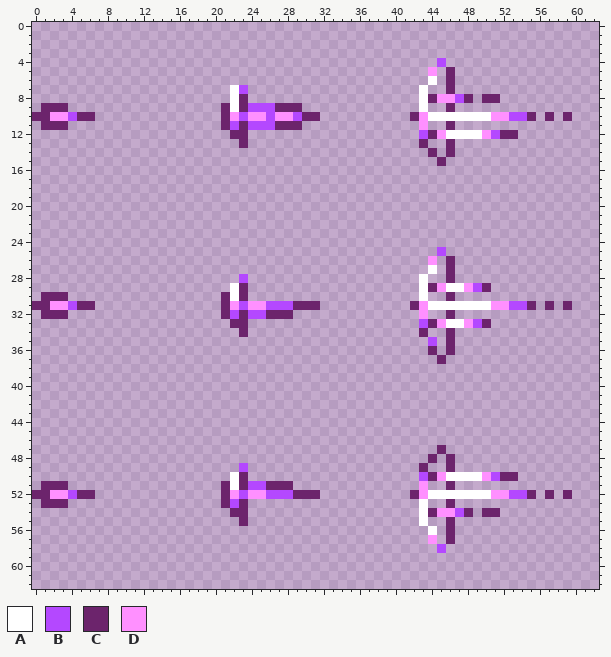
Pixel-art sprite: items/active/weapons/tennobound/tenno-quatz/tenno-quatz-flash.png. Above: the version before the commit.
The file is 63x63 pixels.
Palette (. is transparent): A #ffffff  B #b448ff  C #6c246c  D #ff90ff
Pixels before, first column x 0:
 4 .............................................B..............
 5 ............................................D.C.............
 6 ............................................A.C.............
 7 ......................AB...................A..C.............
 8 ......................AC...................ACDDBC.CC........
 9 .CCC.................CACBBBCCC.............A..C.............
10 CCDDBCC..............CDBDDBDDBCC..........CDAAAAAAADDBBC.C.C
11 .CCC.................CBCBBBCCC.............D..C.............
12 ......................CC...................BCDAAAADBCC......
13 .......................C...................C..C.............
14 ............................................C.C.............
15 .............................................C..............
16 ............................................................
17 ............................................................
18 ............................................................
19 ............................................................
20 ............................................................
21 ............................................................
22 ............................................................
23 ............................................................
24 ............................................................
25 .............................................B..............
26 ............................................D.C.............
27 ............................................A.C.............
28 .......................B...................A..C.............
29 ......................AC...................ACDAADBC.........
30 .CCC.................CAC...................A..C.............
31 CCDDBCC..............CDBDDBBBCCC..........CDAAAAAAADDBBC.C.C
32 .CCC.................CBCBBCCC..............D..C.............
33 ......................CC...................BCDAADBC.........
34 .......................C...................C..C.............
35 ............................................B.C.............
36 ............................................C.C.............
37 .............................................C..............
38 ............................................................
39 ............................................................
40 ............................................................
41 ............................................................
42 ............................................................
43 ............................................................
44 ............................................................
45 ............................................................
46 ............................................................
47 .............................................C..............
48 ............................................C.C.............
49 .......................B...................C..C.............
50 ......................AC...................BCDAAAADBCC......
51 .CCC.................CACBBCCC..............D..C.............
52 CCDDBCC..............CDBDDBBBCCC..........CDAAAAAAADDBBC.C.C
53 .CCC.................CBC...................A..C.............
54 ......................CC...................ACDDBC.CC........
55 .......................C...................A..C.............
56 ............................................A.C.............
57 ............................................D.C.............
58 .............................................B..............
Now the later version:
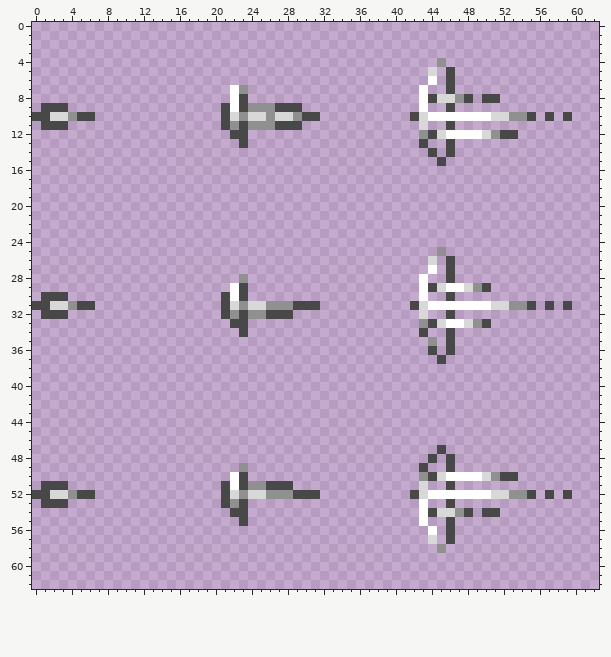
The exact change:
Colour B changes from #b448ff to #909090.
Colour C changes from #6c246c to #484848.
Colour D changes from #ff90ff to #d8d8d8.
